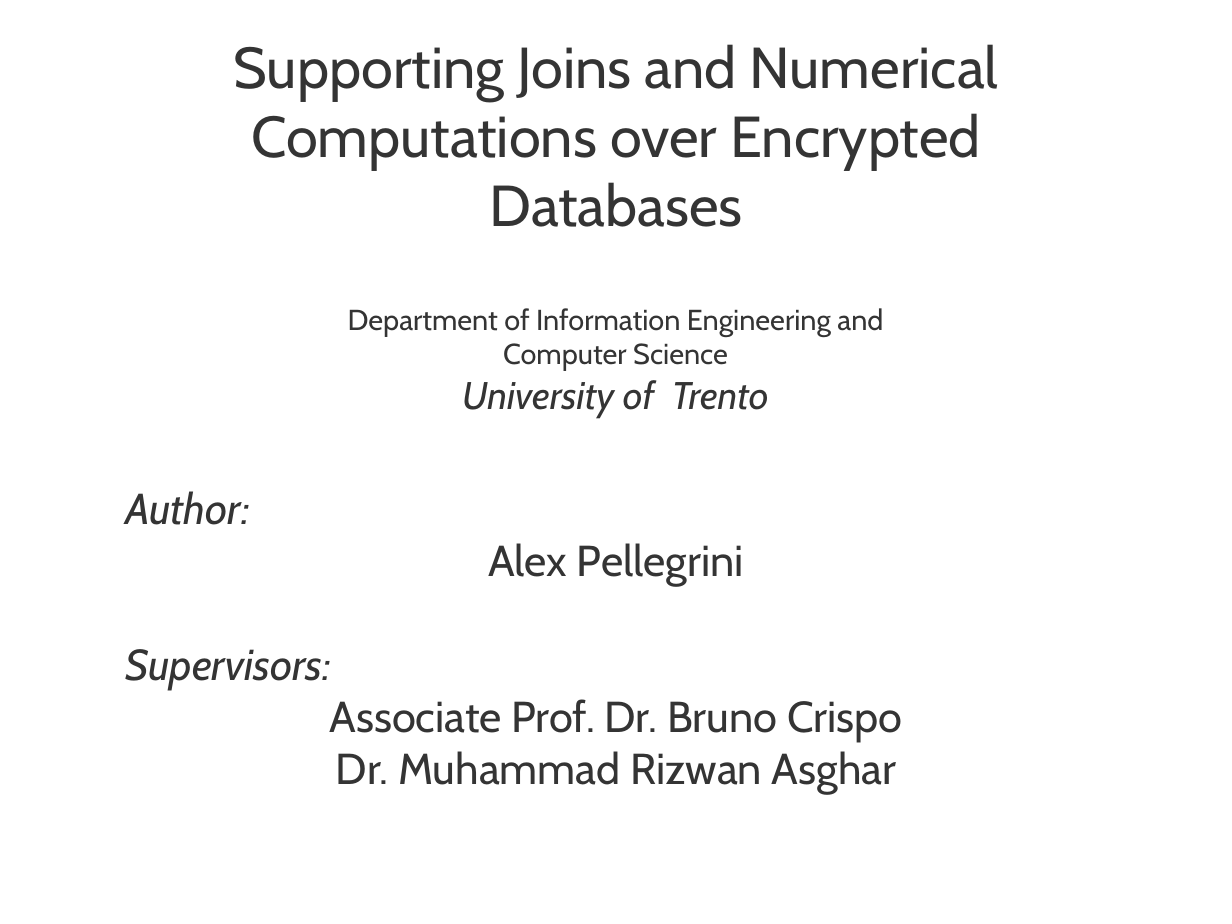
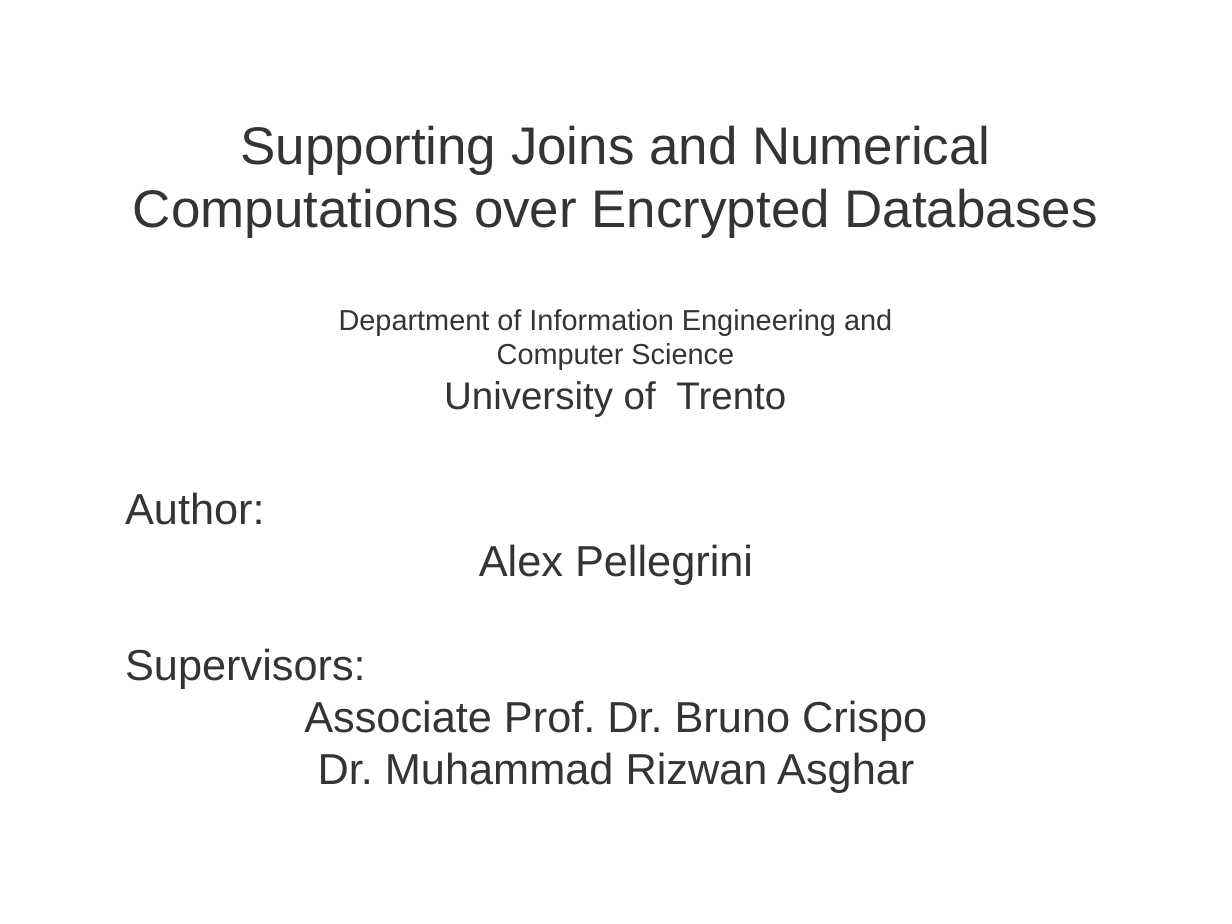
Before and after one commit to rexos/rexos.github.io, a slide deck: slide 1 of presentation.ppt. Drawn at 1232x924 pixels with LibreOffice and Linux fonts; fonts in the diff are those of the drawing. Boxes give left, top, right and bottom in pixels: in the first picture for what was removed or moved away, otherwise in the second. Text is boxed around its words. In the diff, an @@ line names an element or a change of style, - is before the commit and + after.

```diff
--- a/presentation.ppt
+++ b/presentation.ppt
@@ title "Supporting Joins and Numerical Computations ..." at (x1=133, y1=125, x2=1098, y2=238): size 48 to 44 pt, font Cabin to Arial @@
@@ text "Department of Information Engineering and" moved from (x1=348, y1=308, x2=883, y2=418) to (x1=339, y1=309, x2=892, y2=416) @@
@@ text "Department of Information Engineering and" at (x1=339, y1=309, x2=892, y2=416): font Cabin to Arial; italic off in "University of Trento" @@
@@ text "Author:" at (x1=125, y1=492, x2=927, y2=792): font Cabin to Arial; italic off in "Author:", "Supervisors:" @@
```
Also in this commit, not shown: 20 other slides changed.
